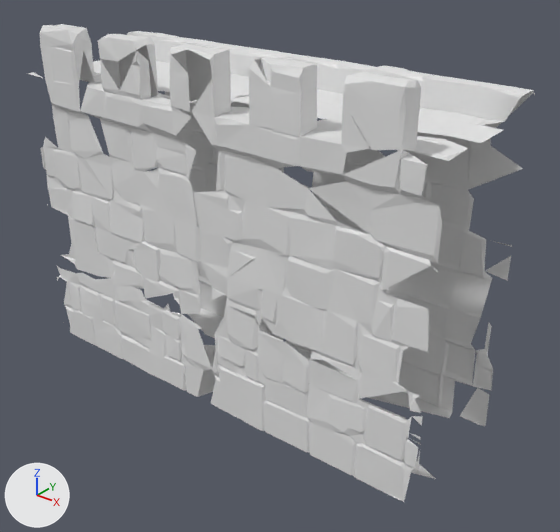
The glTF model docs/pc/look_target/crosshaven_city/work/3d_slice/models/bld_wall_section_walkway_a_LOD1.glb: old version first, new version second.
Before and after are seen from a 50 mm lens placed at (7.83, -9.01, 7.99), pointed at (0.57, 0.06, 2.36). The axes (+X, +Y, +Z) are drawn at lower left. The lights are the same throughout. The older version comes first. Materials are left out; every surface is plain grey.

Objects in the first picture: 'geometry_0'.
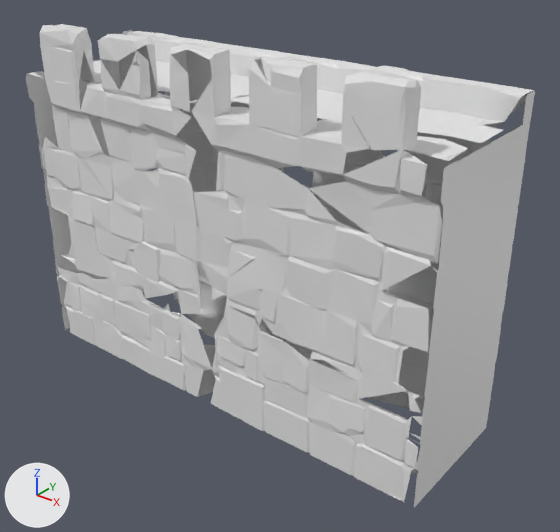
Changed parts and their boxes (x1, y1, x2, y2) in the pictures (560 x 532 px):
'geometry_0', reshaped: before (27, 24, 535, 502); after (26, 24, 535, 507)
part 1 of me_geometry_0, added: after (26, 30, 144, 330)
part 2 of me_geometry_0, added: after (414, 91, 535, 507)

The change in detail:
me_geometry_0 is used by ob_geometry_0; location (0.0, 0.0, 0.0).
me_geometry_0 had 1507 vertices, 2549 faces and spanned x -4.0..4.0, y -1.25..1.25, z 0.0..6.0.
me_geometry_0 now has 2032 vertices, 3070 faces and spans x -4.0..4.0, y -1.25..1.25, z 0.0..6.0.
me_geometry_0 part 1: a new loose piece of 273 vertices spanning x -4.0, y -1.24..1.25, z 0.0..5.56.
me_geometry_0 part 2: a new loose piece of 252 vertices spanning x 4.0, y -1.24..1.24, z 0.0..5.57.
